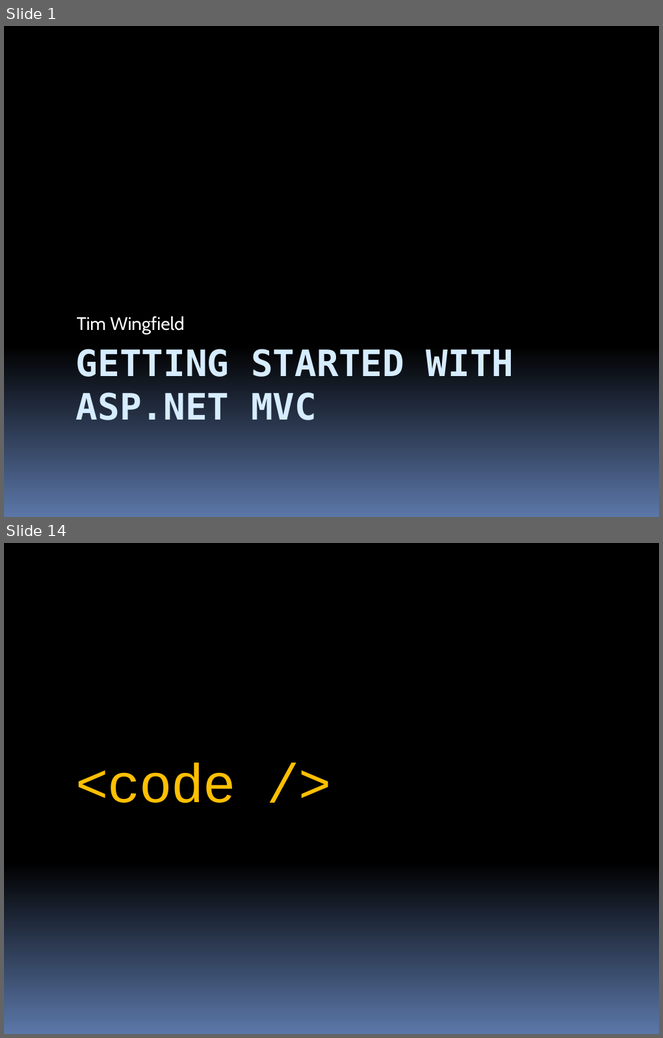
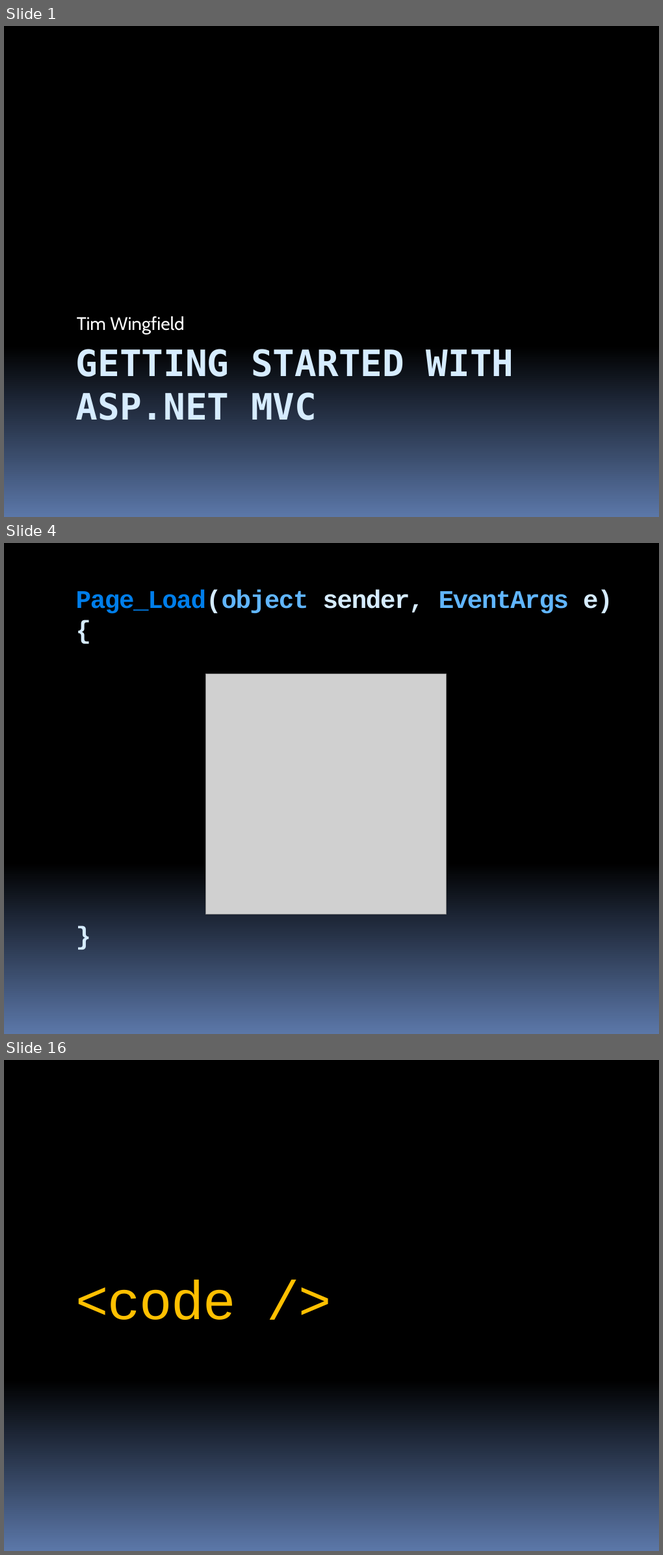
Before and after one commit to stevenharman/codeincubator, a slide deck: Samples/Getting-Started-With-MVC/Getting Started with MVC.pptx. Shown one above the other, each under a label of ours: slides 1 and 14 before the commit, slides 1, 4 and 16 after it; the slides between them are not shown. The pictures are 663x1038 and 663x1555 pixels, drawn with LibreOffice and Linux fonts; fonts in the diff are those of the drawing; grey boxes stand for pictures. Boxes give left, top, right and bottom in pixels: in the first picture for what was removed or moved away, otherwise in the second. Text is boxed around its words. In the diff, an @@ line names an element or a change of style, - is before the commit and + after.

```diff
--- a/Samples/Getting-Started-With-MVC/Getting Started with MVC.pptx
+++ b/Samples/Getting-Started-With-MVC/Getting Started with MVC.pptx
@@ slide 4 added at bbox=[4, 543, 659, 1034], background gradient #000000 to #5B77A8 @@
@@ title added at bbox=[76, 590, 613, 614], 28 pt, text #61B6FF, bold @@
+Page_Load(object sender, EventArgs e)
+{
+}
@@ picture added at bbox=[206, 674, 446, 915] @@
@@ what was slide 14 is now slide 16 @@
```
Also in this commit, not shown: 8 slides changed, 5 other slides added, 4 slides removed.
